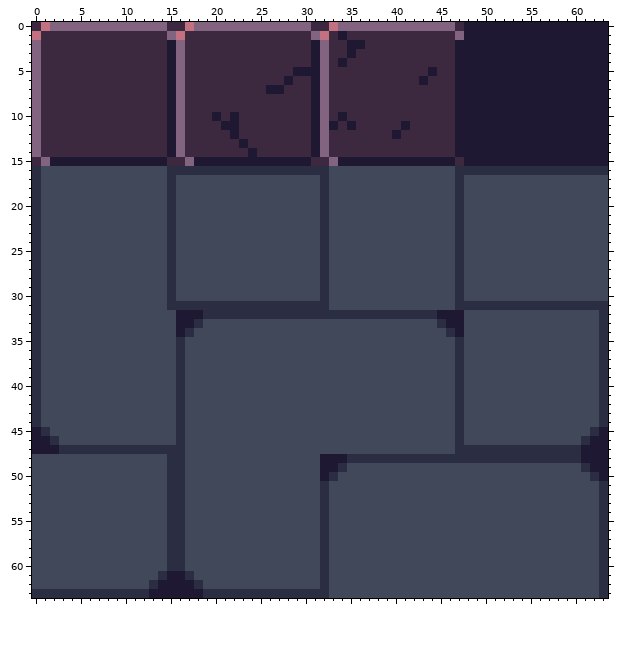
One commit to this pixel-art sprite: assets/levels/tiles/tiles.png. That is the earlier state.
The file is 64x64 pixels.
After:
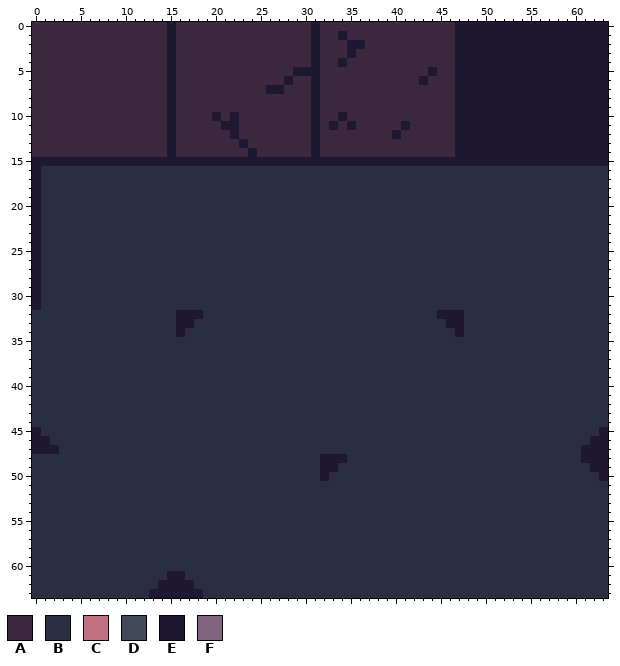
Palette (. is transparent): A #3c2940  B #2b2e42  C #c27182  D #414859  E #1f1833  F #826481
Changes in this commit:
Changed rows in their new state; - is an unchanged pixel.
first column x 0:
 0 -AAAAAAAAAAAAAAE-AAAAAAAAAAAAAAE-AAAAAAAAAAAAAAE----------------
 1 A--------------EA--------------EA--------------E----------------
 2 A---------------A---------------A-------------------------------
 3 A---------------A---------------A-------------------------------
 4 A---------------A---------------A-------------------------------
 5 A---------------A---------------A-------------------------------
 6 A---------------A---------------A-------------------------------
 7 A---------------A---------------A-------------------------------
 8 A---------------A---------------A-------------------------------
 9 A---------------A---------------A-------------------------------
10 A---------------A---------------A-------------------------------
11 A---------------A---------------A-------------------------------
12 A---------------A---------------A-------------------------------
13 A---------------A---------------A-------------------------------
14 A---------------A---------------A-------------------------------
15 EE-------------EEE-------------EEE-------------E----------------
16 EBBBBBBBBBBBBBB------------------BBBBBBBBBBBBBB-----------------
17 EBBBBBBBBBBBBBB-BBBBBBBBBBBBBBBB-BBBBBBBBBBBBBB-BBBBBBBBBBBBBBBB
18 EBBBBBBBBBBBBBB-BBBBBBBBBBBBBBBB-BBBBBBBBBBBBBB-BBBBBBBBBBBBBBBB
19 EBBBBBBBBBBBBBB-BBBBBBBBBBBBBBBB-BBBBBBBBBBBBBB-BBBBBBBBBBBBBBBB
20 EBBBBBBBBBBBBBB-BBBBBBBBBBBBBBBB-BBBBBBBBBBBBBB-BBBBBBBBBBBBBBBB
21 EBBBBBBBBBBBBBB-BBBBBBBBBBBBBBBB-BBBBBBBBBBBBBB-BBBBBBBBBBBBBBBB
22 EBBBBBBBBBBBBBB-BBBBBBBBBBBBBBBB-BBBBBBBBBBBBBB-BBBBBBBBBBBBBBBB
23 EBBBBBBBBBBBBBB-BBBBBBBBBBBBBBBB-BBBBBBBBBBBBBB-BBBBBBBBBBBBBBBB
24 EBBBBBBBBBBBBBB-BBBBBBBBBBBBBBBB-BBBBBBBBBBBBBB-BBBBBBBBBBBBBBBB
25 EBBBBBBBBBBBBBB-BBBBBBBBBBBBBBBB-BBBBBBBBBBBBBB-BBBBBBBBBBBBBBBB
26 EBBBBBBBBBBBBBB-BBBBBBBBBBBBBBBB-BBBBBBBBBBBBBB-BBBBBBBBBBBBBBBB
27 EBBBBBBBBBBBBBB-BBBBBBBBBBBBBBBB-BBBBBBBBBBBBBB-BBBBBBBBBBBBBBBB
28 EBBBBBBBBBBBBBB-BBBBBBBBBBBBBBBB-BBBBBBBBBBBBBB-BBBBBBBBBBBBBBBB
29 EBBBBBBBBBBBBBB-BBBBBBBBBBBBBBBB-BBBBBBBBBBBBBB-BBBBBBBBBBBBBBBB
30 EBBBBBBBBBBBBBB-BBBBBBBBBBBBBBBB-BBBBBBBBBBBBBB-BBBBBBBBBBBBBBBB
31 EBBBBBBBBBBBBBB------------------BBBBBBBBBBBBBB-----------------
32 -BBBBBBBBBBBBBBB--------------------------------BBBBBBBBBBBBBBB-
33 -BBBBBBBBBBBBBBB---BBBBBBBBBBBBBBBBBBBBBBBBBB---BBBBBBBBBBBBBBB-
34 -BBBBBBBBBBBBBBB--BBBBBBBBBBBBBBBBBBBBBBBBBBBB--BBBBBBBBBBBBBBB-
35 -BBBBBBBBBBBBBBB-BBBBBBBBBBBBBBBBBBBBBBBBBBBBBB-BBBBBBBBBBBBBBB-
36 -BBBBBBBBBBBBBBB-BBBBBBBBBBBBBBBBBBBBBBBBBBBBBB-BBBBBBBBBBBBBBB-
37 -BBBBBBBBBBBBBBB-BBBBBBBBBBBBBBBBBBBBBBBBBBBBBB-BBBBBBBBBBBBBBB-
38 -BBBBBBBBBBBBBBB-BBBBBBBBBBBBBBBBBBBBBBBBBBBBBB-BBBBBBBBBBBBBBB-
39 -BBBBBBBBBBBBBBB-BBBBBBBBBBBBBBBBBBBBBBBBBBBBBB-BBBBBBBBBBBBBBB-
40 -BBBBBBBBBBBBBBB-BBBBBBBBBBBBBBBBBBBBBBBBBBBBBB-BBBBBBBBBBBBBBB-
41 -BBBBBBBBBBBBBBB-BBBBBBBBBBBBBBBBBBBBBBBBBBBBBB-BBBBBBBBBBBBBBB-
42 -BBBBBBBBBBBBBBB-BBBBBBBBBBBBBBBBBBBBBBBBBBBBBB-BBBBBBBBBBBBBBB-
43 -BBBBBBBBBBBBBBB-BBBBBBBBBBBBBBBBBBBBBBBBBBBBBB-BBBBBBBBBBBBBBB-
44 -BBBBBBBBBBBBBBB-BBBBBBBBBBBBBBBBBBBBBBBBBBBBBB-BBBBBBBBBBBBBBB-
45 --BBBBBBBBBBBBBB-BBBBBBBBBBBBBBBBBBBBBBBBBBBBBB-BBBBBBBBBBBBBB--
46 ---BBBBBBBBBBBBB-BBBBBBBBBBBBBBBBBBBBBBBBBBBBBB-BBBBBBBBBBBBB---
47 -----------------BBBBBBBBBBBBBBBBBBBBBBBBBBBBBB-----------------
48 BBBBBBBBBBBBBBB--BBBBBBBBBBBBBBB--------------------------------
49 BBBBBBBBBBBBBBB--BBBBBBBBBBBBBBB---BBBBBBBBBBBBBBBBBBBBBBBBBB---
50 BBBBBBBBBBBBBBB--BBBBBBBBBBBBBBB--BBBBBBBBBBBBBBBBBBBBBBBBBBBB--
51 BBBBBBBBBBBBBBB--BBBBBBBBBBBBBBB-BBBBBBBBBBBBBBBBBBBBBBBBBBBBBB-
52 BBBBBBBBBBBBBBB--BBBBBBBBBBBBBBB-BBBBBBBBBBBBBBBBBBBBBBBBBBBBBB-
53 BBBBBBBBBBBBBBB--BBBBBBBBBBBBBBB-BBBBBBBBBBBBBBBBBBBBBBBBBBBBBB-
54 BBBBBBBBBBBBBBB--BBBBBBBBBBBBBBB-BBBBBBBBBBBBBBBBBBBBBBBBBBBBBB-
55 BBBBBBBBBBBBBBB--BBBBBBBBBBBBBBB-BBBBBBBBBBBBBBBBBBBBBBBBBBBBBB-
56 BBBBBBBBBBBBBBB--BBBBBBBBBBBBBBB-BBBBBBBBBBBBBBBBBBBBBBBBBBBBBB-
57 BBBBBBBBBBBBBBB--BBBBBBBBBBBBBBB-BBBBBBBBBBBBBBBBBBBBBBBBBBBBBB-
58 BBBBBBBBBBBBBBB--BBBBBBBBBBBBBBB-BBBBBBBBBBBBBBBBBBBBBBBBBBBBBB-
59 BBBBBBBBBBBBBBB--BBBBBBBBBBBBBBB-BBBBBBBBBBBBBBBBBBBBBBBBBBBBBB-
60 BBBBBBBBBBBBBBB--BBBBBBBBBBBBBBB-BBBBBBBBBBBBBBBBBBBBBBBBBBBBBB-
61 BBBBBBBBBBBBBB----BBBBBBBBBBBBBB-BBBBBBBBBBBBBBBBBBBBBBBBBBBBBB-
62 BBBBBBBBBBBBB------BBBBBBBBBBBBB-BBBBBBBBBBBBBBBBBBBBBBBBBBBBBB-
63 ---------------------------------BBBBBBBBBBBBBBBBBBBBBBBBBBBBBB-
Boxes around the changes in both pictures, in picture pixels (x1, y1, x2, y2):
changed: (32, 22, 608, 598)
